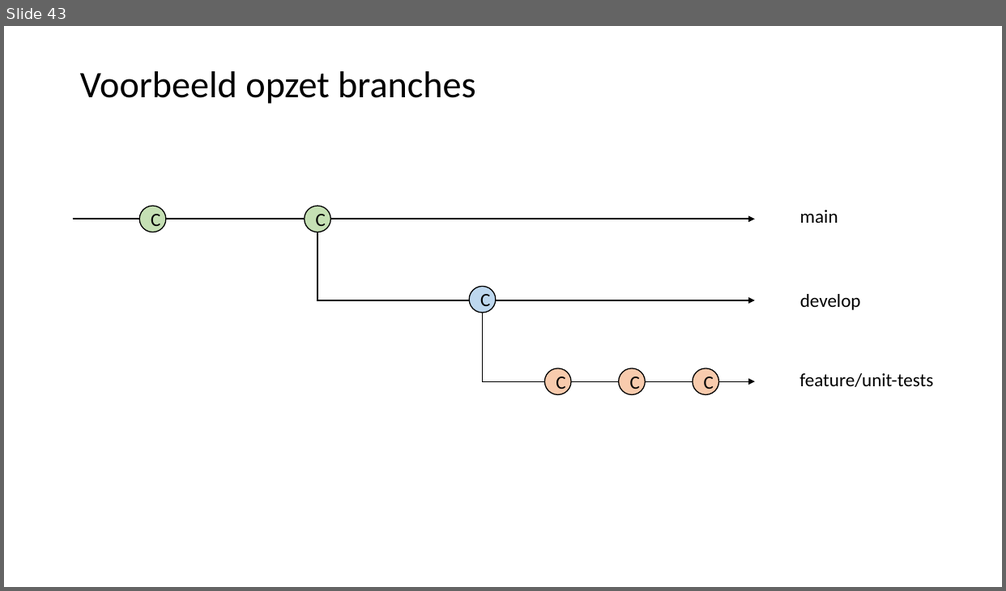
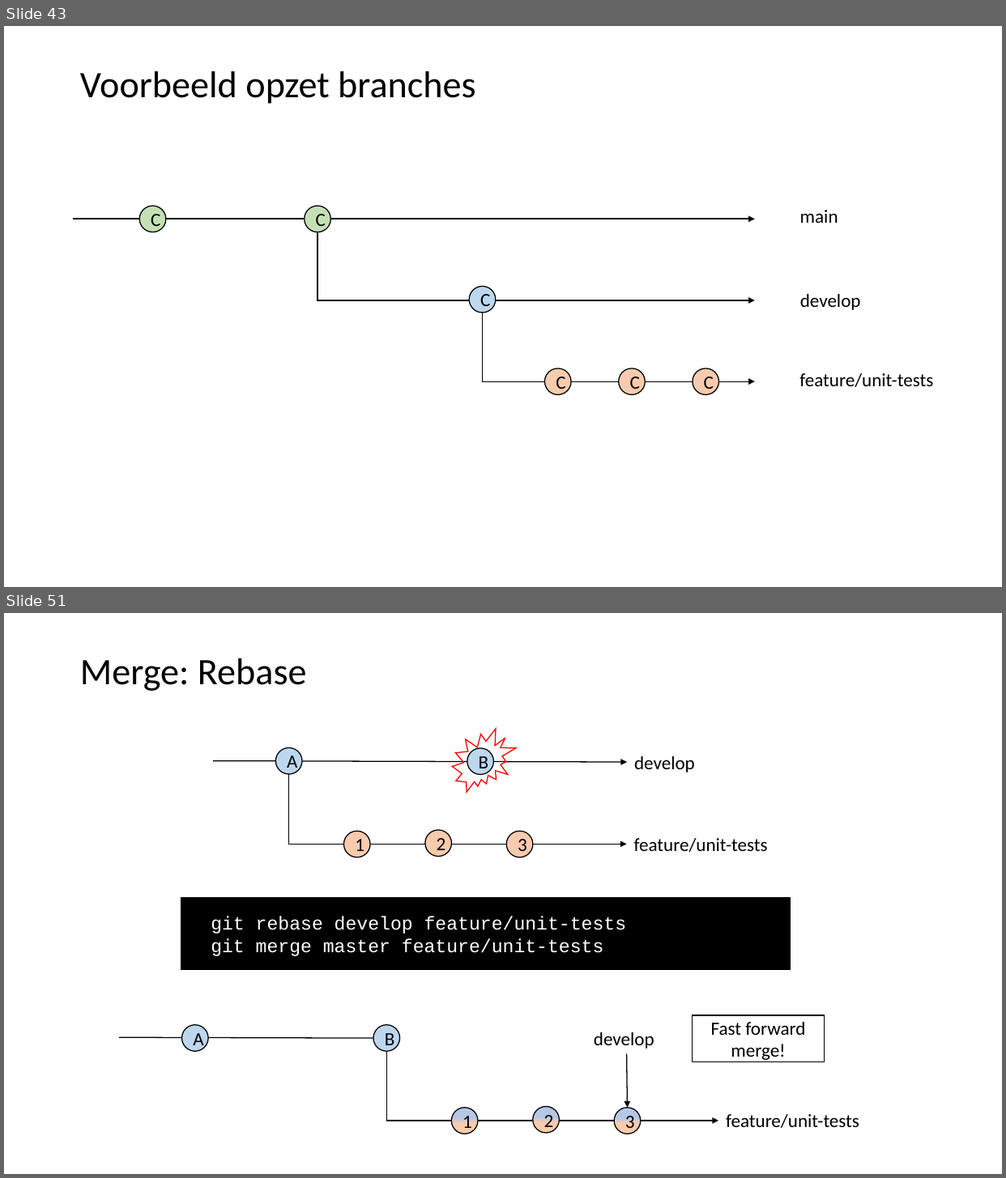
Before and after one commit to LFKoning/knowledge-sharing, a slide deck: git_course/1_basics/git_basic.pptx. Shown one above the other, each under a label of ours: slide 43 before the commit, slides 43 and 51 after it; the slides between them are not shown. The pictures are 1006x591 and 1006x1178 pixels, drawn with LibreOffice and Linux fonts; fonts in the diff are those of the drawing. Boxes give left, top, right and bottom in pixels: in the first picture for what was removed or moved away, otherwise in the second. Text is boxed around its words. In the diff, an @@ line names an element or a change of style, - is before the commit and + after.

```diff
--- a/git_course/1_basics/git_basic.pptx
+++ b/git_course/1_basics/git_basic.pptx
@@ slide 51 added at <box>4,613,1002,1174</box>, background #FFFFFF @@
@@ title added at <box>80,658,307,691</box>, 36 pt, text #000000 @@
+Merge: Rebase
@@ irregular seal added at <box>453,729,516,793</box>, outline #FF0000 1 pt @@
@@ ellipse added at <box>467,748,493,775</box>, fill #BDD7EE, outline #000000 1 pt, 18 pt, text #000000 @@
+B
@@ group added at <box>213,747,768,857</box>: 4 ellipses, 2 texts, 1 arrow, 1 elbow arrow @@
+develop
+A
+2
+feature/unit-tests
+1
+3
@@ rectangle added at <box>181,898,791,970</box>, fill #000000, outline #000000 1 pt, 18 pt, text #FFFFFF @@
+git rebase develop feature/unit-tests
+git merge master feature/unit-tests
@@ ellipse added at <box>182,1025,208,1052</box>, fill #BDD7EE, outline #000000 1 pt, 18 pt, text #000000 @@
+A
@@ ellipse added at <box>373,1025,399,1052</box>, fill #BDD7EE, outline #000000 1 pt, 18 pt, text #000000 @@
+B
@@ rectangle added at <box>692,1016,825,1063</box>, fill #FFFFFF, outline #000000 1 pt, 18 pt, text #000000 @@
+Fast forward merge!
@@ arrow added from (119, 1037) to (386, 1038), #000000 1 pt @@
@@ text added at <box>594,1033,654,1049</box>, 18 pt, text #000000 @@
+develop
@@ elbow arrow added from (386, 1052) to (719, 1122), #000000 1 pt @@
@@ arrow added from (627, 1054) to (628, 1108), #000000 1 pt @@
@@ ellipse added at <box>452,1108,478,1134</box>, fill gradient #B4C7E7 to #F8CBAD, outline #000000 1 pt, 18 pt, text #000000 @@
+1
@@ ellipse added at <box>533,1107,559,1133</box>, fill gradient #B4C7E7 to #F8CBAD, outline #000000 1 pt, 18 pt, text #000000 @@
+2
@@ ellipse added at <box>614,1108,641,1134</box>, fill gradient #B4C7E7 to #F8CBAD, outline #000000 1 pt, 18 pt, text #000000 @@
+3
@@ text added at <box>726,1114,859,1128</box>, 18 pt, text #000000 @@
+feature/unit-tests
```
Also in this commit, not shown: 2 slides changed, 5 other slides added, 6 slides removed, 3 other files.
